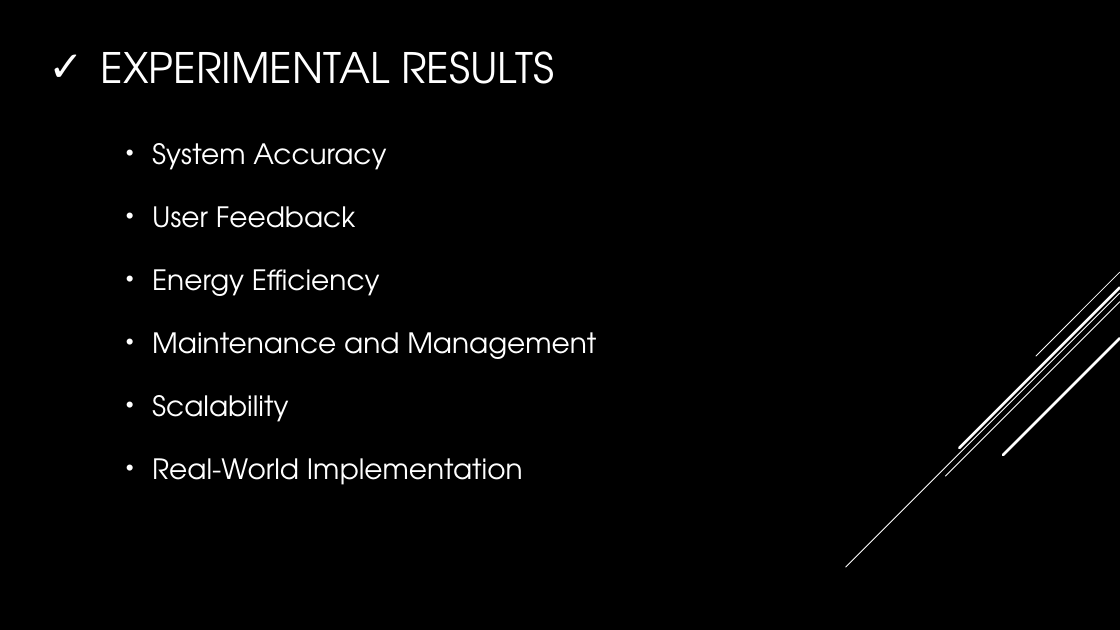
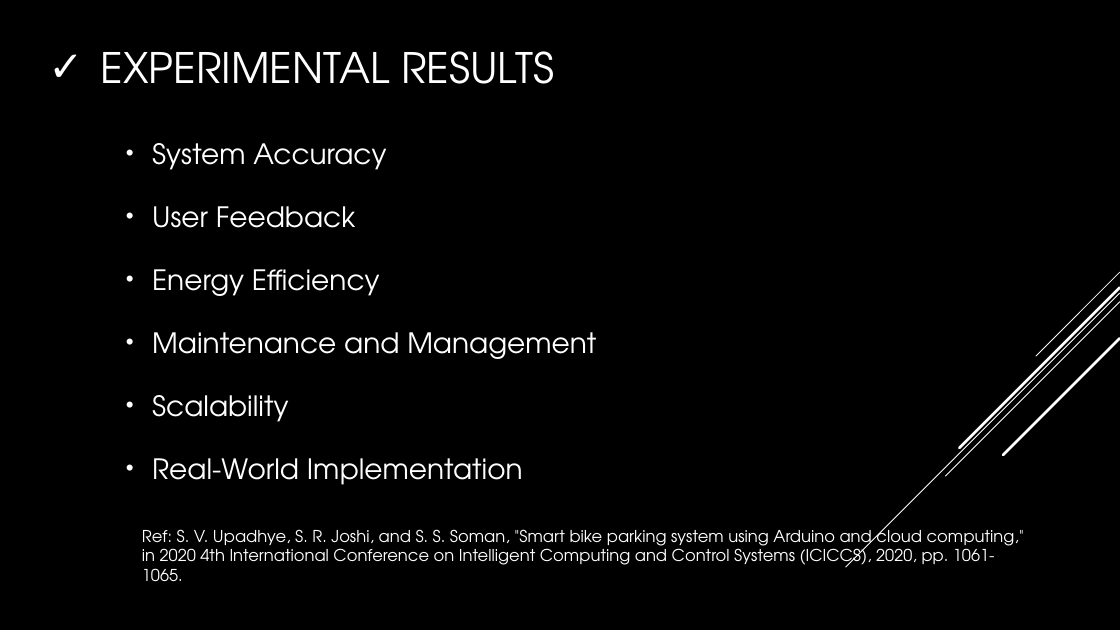
Before and after one commit to istyaque-ahammed/Technical-Writing-and-Presentation, a slide deck: slide 8 of Technical_Presentation.pptx. Drawn at 1120x630 pixels with LibreOffice and Linux fonts; fonts in the diff are those of the drawing. Boxes give left, top, right and bottom in pixels: in the first picture for what was removed or moved away, otherwise in the second. Text is boxed around its words. In the diff, an @@ line names an element or a change of style, - is before the commit and + after.

```diff
--- a/Technical_Presentation.pptx
+++ b/Technical_Presentation.pptx
@@ text added at <box>142,524,1024,582</box>, 14 pt, text #FFFFFF @@
+Ref: S. V. Upadhye, S. R. Joshi, and S. S. Soman, "Smart bike parking system using Arduino and cloud computing," in 2020 4th International Conference on Intelligent Computing and Control Systems (ICICCS), 2020, pp. 1061-1065.
```
Also in this commit, not shown: 5 other slides changed, 1 slide added.
